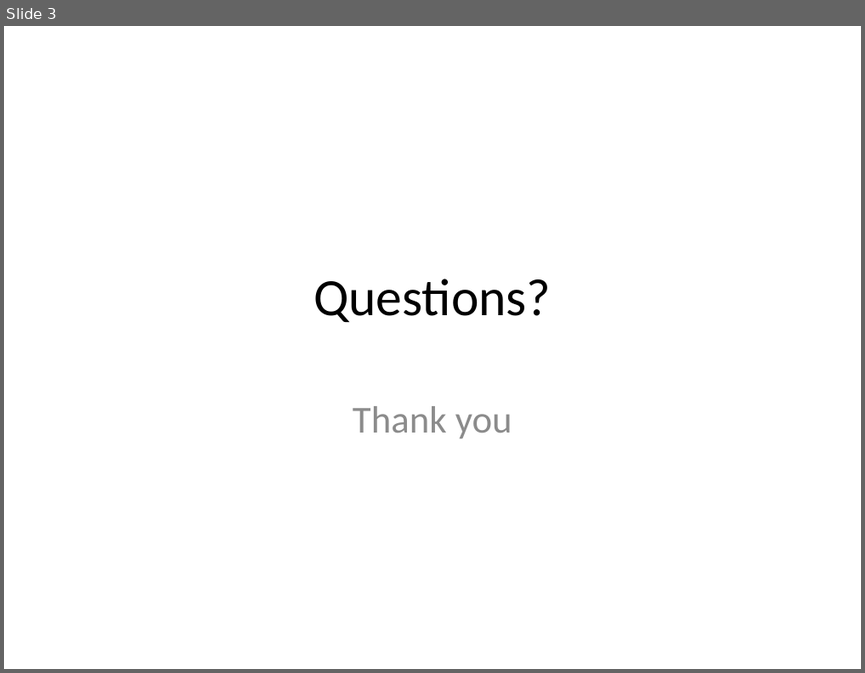
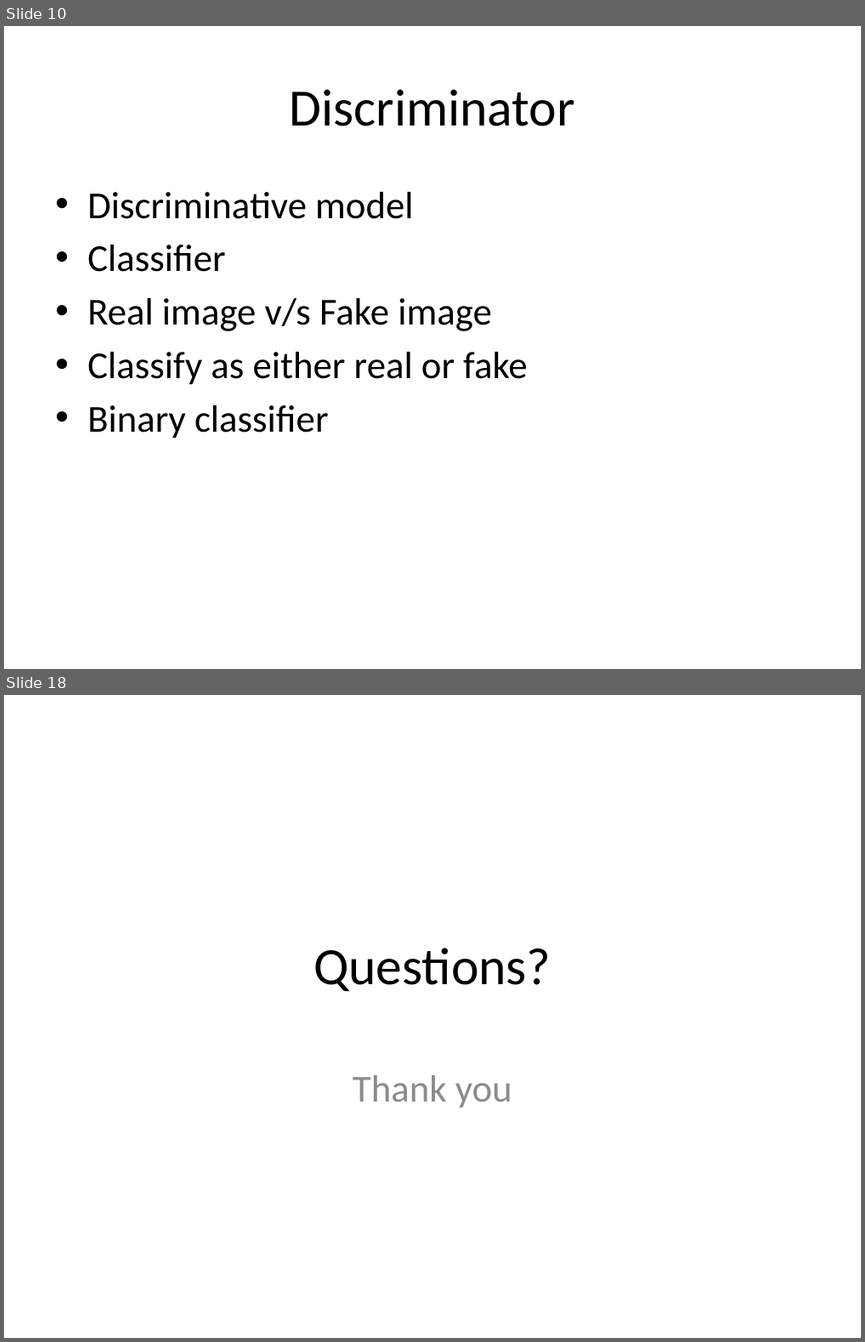
Before and after one commit to look4pritam/GenerativeAdversarialNetworks, a slide deck: Presentations/GenerativeAdversarialNetwork.pptx. Shown one above the other, each under a label of ours: slide 3 before the commit, slides 10 and 18 after it; the slides between them are not shown. The pictures are 865x673 and 865x1342 pixels, drawn with LibreOffice and Linux fonts; fonts in the diff are those of the drawing. Boxes give left, top, right and bottom in pixels: in the first picture for what was removed or moved away, otherwise in the second. Text is boxed around its words. In the diff, an @@ line names an element or a change of style, - is before the commit and + after.

```diff
--- a/Presentations/GenerativeAdversarialNetwork.pptx
+++ b/Presentations/GenerativeAdversarialNetwork.pptx
@@ slide 10 added at box(4, 26, 861, 669), background #FFFFFF @@
@@ title added at box(290, 89, 575, 126), 44 pt, text #000000 @@
+Discriminator
@@ text added at box(87, 192, 527, 438), 32 pt, text #000000 @@
+• Discriminative model
+• Classifier
+• Real image v/s Fake image
+• Classify as either real or fake
+• Binary classifier
@@ what was slide 3 is now slide 18 @@
```
Also in this commit, not shown: 1 slide changed, 15 other slides added, 1 slide removed.
